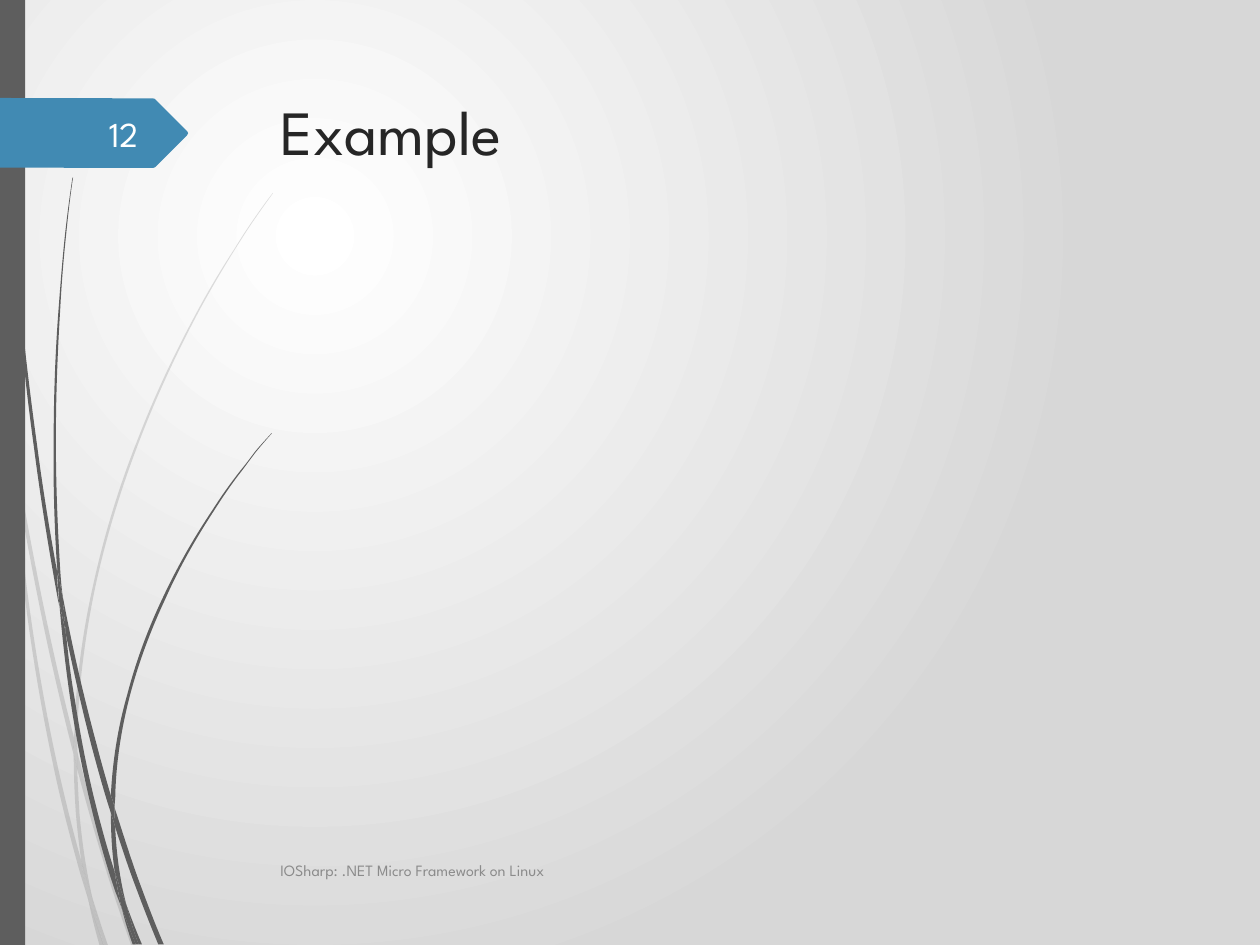
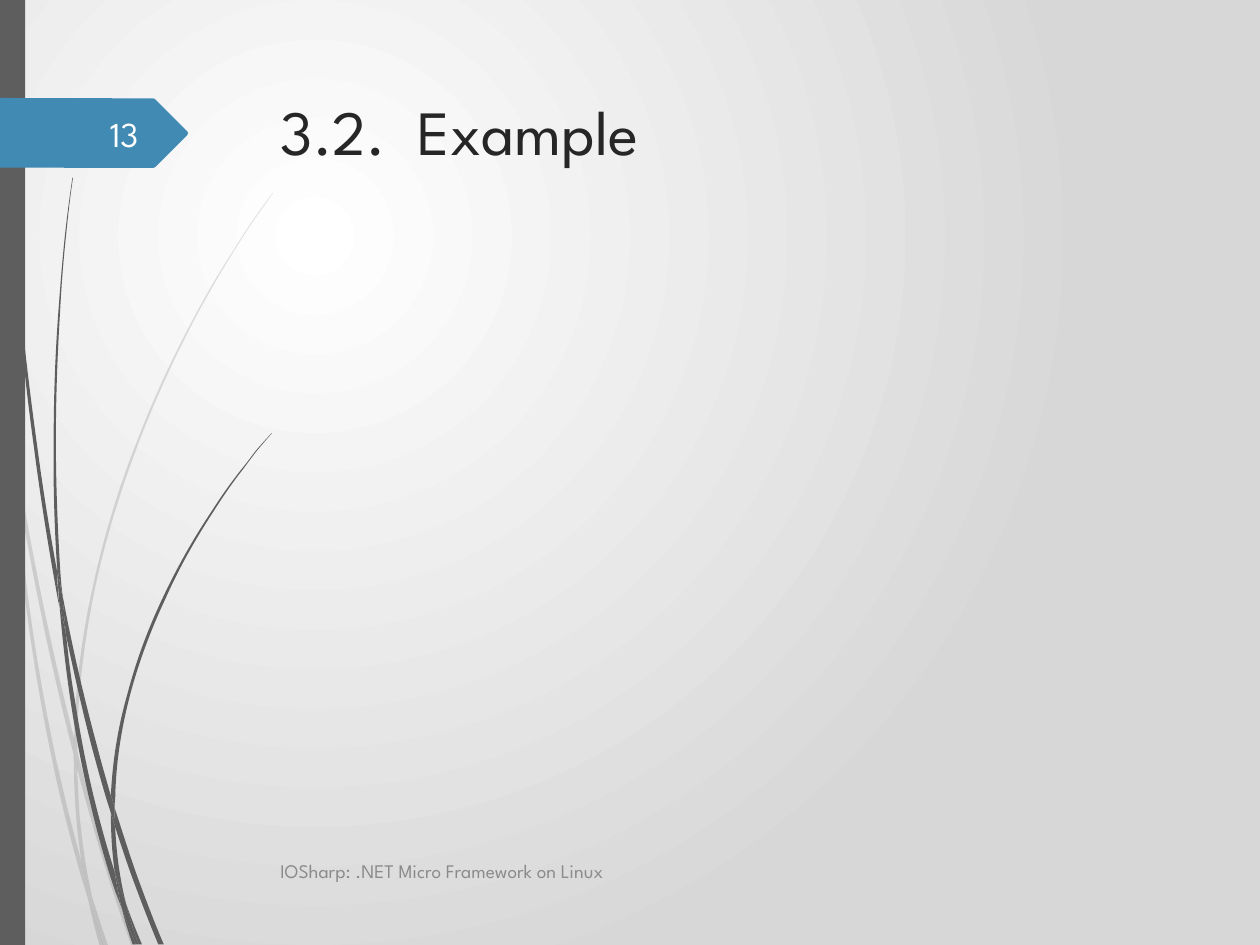
Before and after one commit to GerardSoleCa/BachelorThesisMisc, a slide deck: slide 13 of ThesisDoc/IOSharp.pptx (slide 12 before the commit). Drawn at 1260x945 pixels with LibreOffice and Linux fonts; fonts in the diff are those of the drawing; background and template pictures are left out. Boxes give left, top, right and bottom in pixels: in the first picture for what was removed or moved away, otherwise in the second. Text is boxed around its words. In the diff, an @@ line names an element or a change of style, - is before the commit and + after.

```diff
--- a/ThesisDoc/IOSharp.pptx
+++ b/ThesisDoc/IOSharp.pptx
@@ title at box(281, 111, 638, 168): text changed @@
-Example
+3.2. Example
@@ page number at box(110, 123, 139, 148): text changed @@
-12
+13
@@ text "IOSharp: .NET Micro Framework on ..." at box(280, 865, 603, 882): size 9 to 11 pt @@
```
Also in this commit, not shown: 15 other slides changed, 1 slide added, 11 other files.
